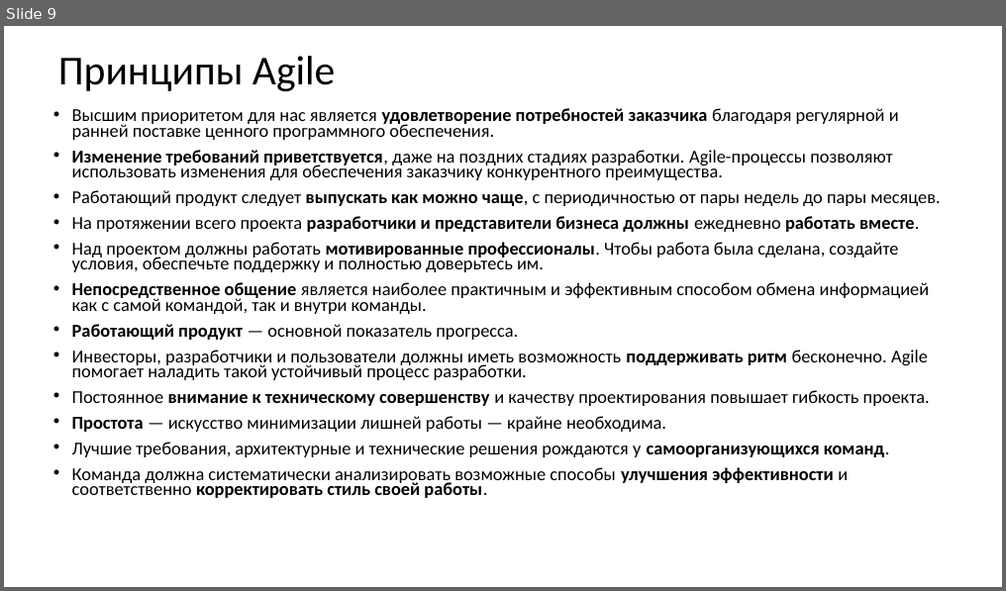
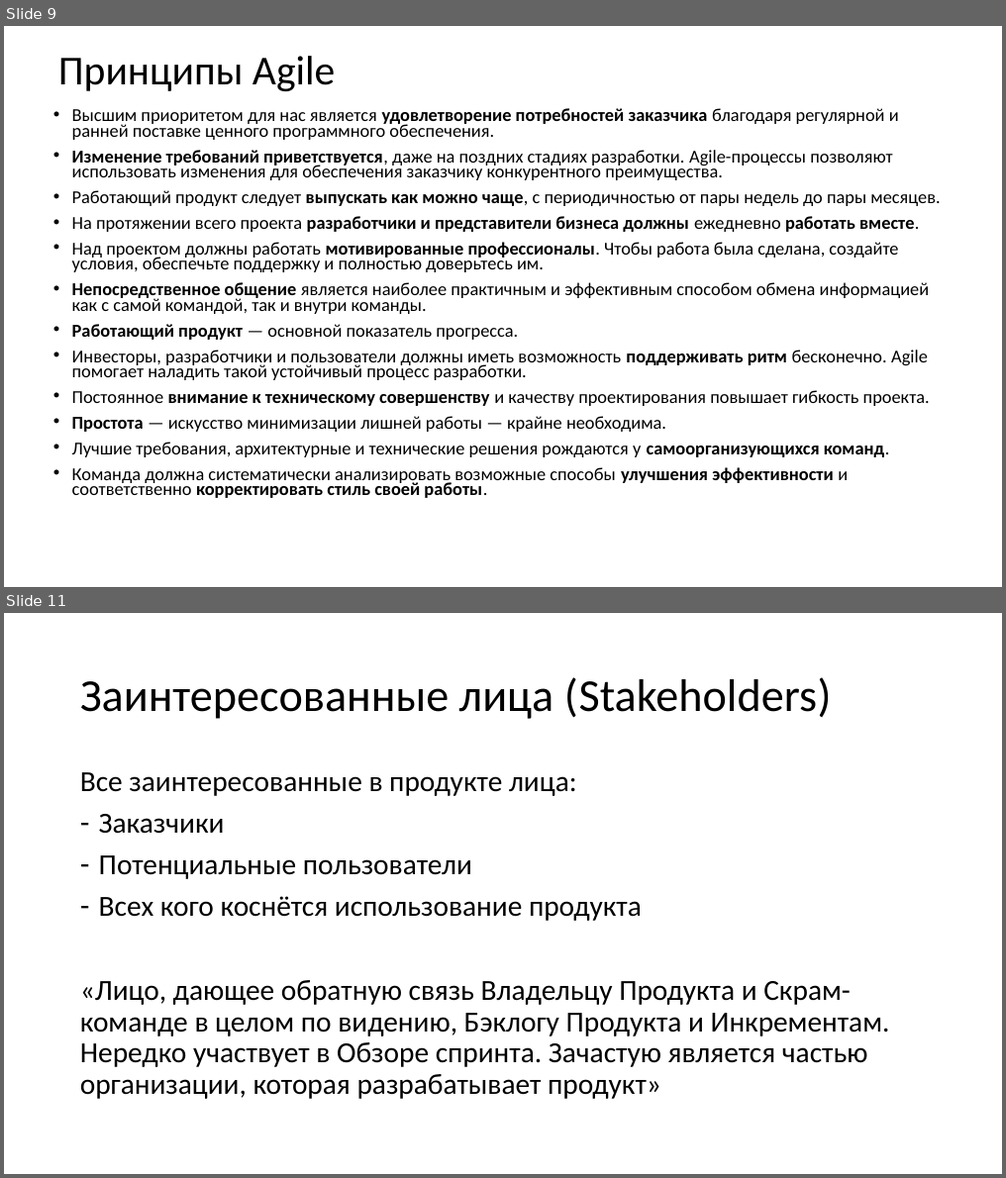
Before and after one commit to xtrueman/soft_dev_mgmt_course, a slide deck: slides/01-SCRUM.pptx. Shown one above the other, each under a label of ours: slide 9 before the commit, slides 9 and 11 after it; the slides between them are not shown. The pictures are 1006x591 and 1006x1178 pixels, drawn with LibreOffice and Linux fonts; fonts in the diff are those of the drawing. Boxes give left, top, right and bottom in pixels: in the first picture for what was removed or moved away, otherwise in the second. Text is boxed around its words. In the diff, an @@ line names an element or a change of style, - is before the commit and + after.

```diff
--- a/slides/01-SCRUM.pptx
+++ b/slides/01-SCRUM.pptx
@@ slide 11 added at <box>4,613,1002,1174</box>, background #FFFFFF @@
@@ title added at <box>80,677,832,719</box>, 44 pt, text #000000 @@
+Заинтересованные лица (Stakeholders)
@@ text added at <box>80,772,890,1099</box>, 28 pt, text #000000 @@
+Все заинтересованные в продукте лица:
+– Заказчики
+– Потенциальные пользователи
+– Всех кого коснётся использование продукта
+«Лицо, дающее обратную связь Владельцу Продукта и Скрам-команде в целом по видению, Бэклогу Продукта и Инкрементам. Нередко участвует в Обзоре спринта. Зачастую является частью организации, которая разрабатывает продукт»
```
Also in this commit, not shown: 3 other slides added, 2 other files.
